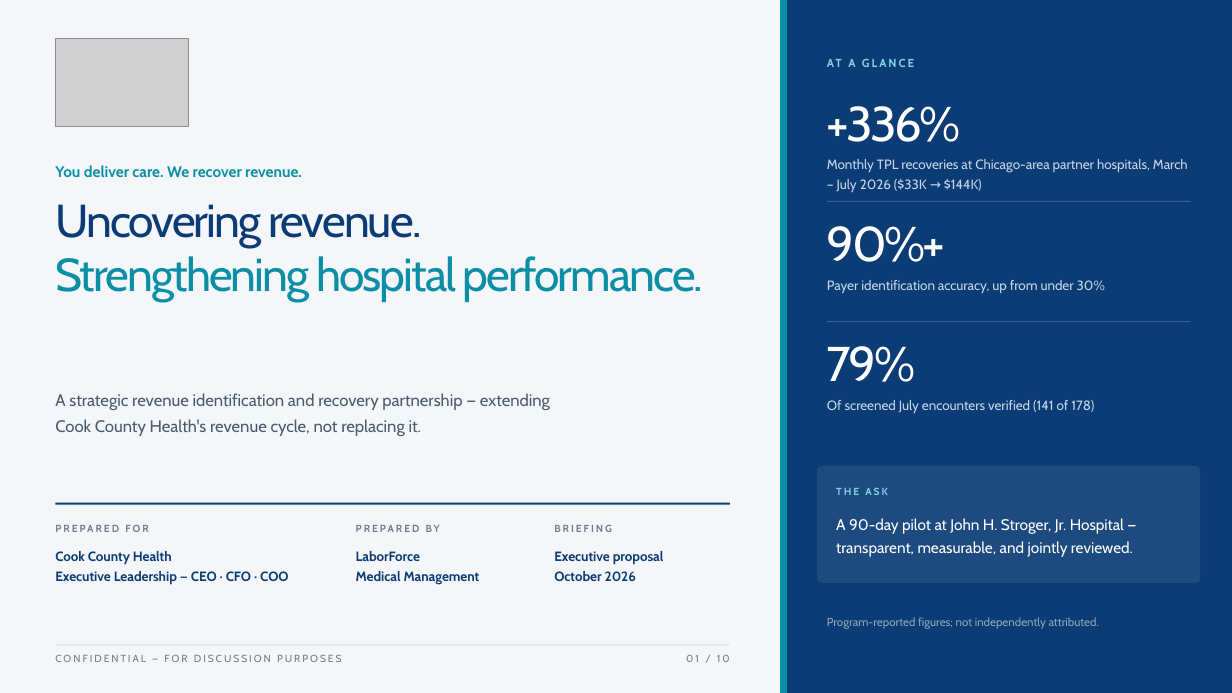
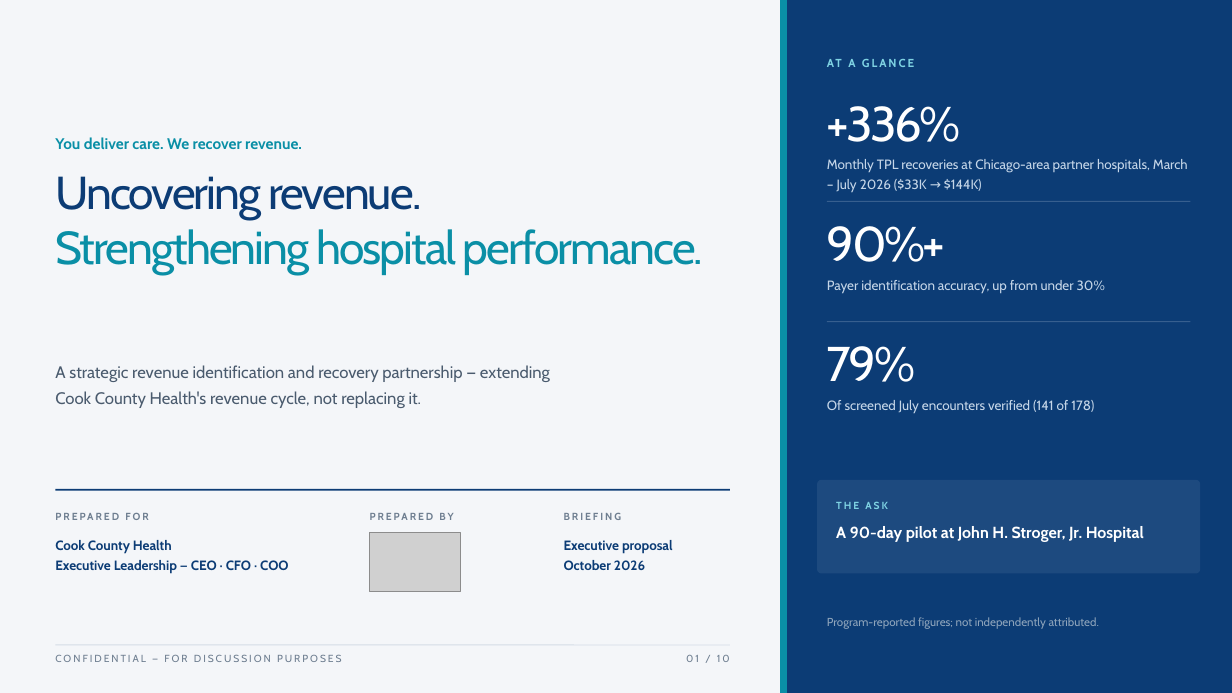
Before and after one commit to GMyoung/laborforce-deck, a slide deck: slide 1 of LaborForce_CookCountyHealth.pptx. Drawn at 1232x693 pixels with LibreOffice and Linux fonts; fonts in the diff are those of the drawing; grey boxes stand for pictures. Boxes give left, top, right and bottom in pixels: in the first picture for what was removed or moved away, otherwise in the second. Text is boxed around its words. In the diff, an @@ line names an element or a change of style, - is before the commit and + after.

```diff
--- a/LaborForce_CookCountyHealth.pptx
+++ b/LaborForce_CookCountyHealth.pptx
@@ 3 texts: place and size @@
-3 texts at [55,165,703,436]
+3 texts at [55,137,703,408]
@@ line moved from (55, 504) - (730, 504) to (55, 490) - (730, 490) @@
@@ rounded rectangle: place and size @@
-rounded rectangle at [818,467,1200,582]
+rounded rectangle at [818,481,1200,573]
@@ rounded rectangle at [818,481,1200,573]: proportions changed @@
@@ text "THE ASK": place and size @@
-text "THE ASK" at [836,488,888,495]
+text "THE ASK" at [836,502,888,509]
@@ text "Cook County Health": place and size @@
-text "Cook County Health" at [55,551,288,584]
+text "Cook County Health" at [55,540,288,573]
@@ text "PREPARED FOR": place and size @@
-text "PREPARED FOR" at [55,525,148,532]
+text "PREPARED FOR" at [55,513,148,520]
@@ text "PREPARED BY": place and size @@
-text "PREPARED BY" at [356,525,440,532]
+text "PREPARED BY" at [370,513,453,520]
@@ picture: place and size @@
-picture at [55,39,189,127]
+picture at [370,532,460,592]
@@ text "Executive proposal": place and size @@
-text "Executive proposal" at [554,551,664,581]
+text "Executive proposal" at [564,540,673,570]
@@ text "BRIEFING": place and size @@
-text "BRIEFING" at [554,525,611,532]
+text "BRIEFING" at [564,513,621,520]
@@ text at [836,526,1144,542]: text changed; size 12 to 12.5 pt; bold on @@
-A 90-day pilot at John H. Stroger, Jr. Hospital — transparent, measurable, and jointly reviewed.
+A 90-day pilot at John H. Stroger, Jr. Hospital
@@ text removed at [356,551,480,584] @@
-LaborForce
-Medical Management
```
Also in this commit, not shown: 8 other slides changed, 1 other file.
